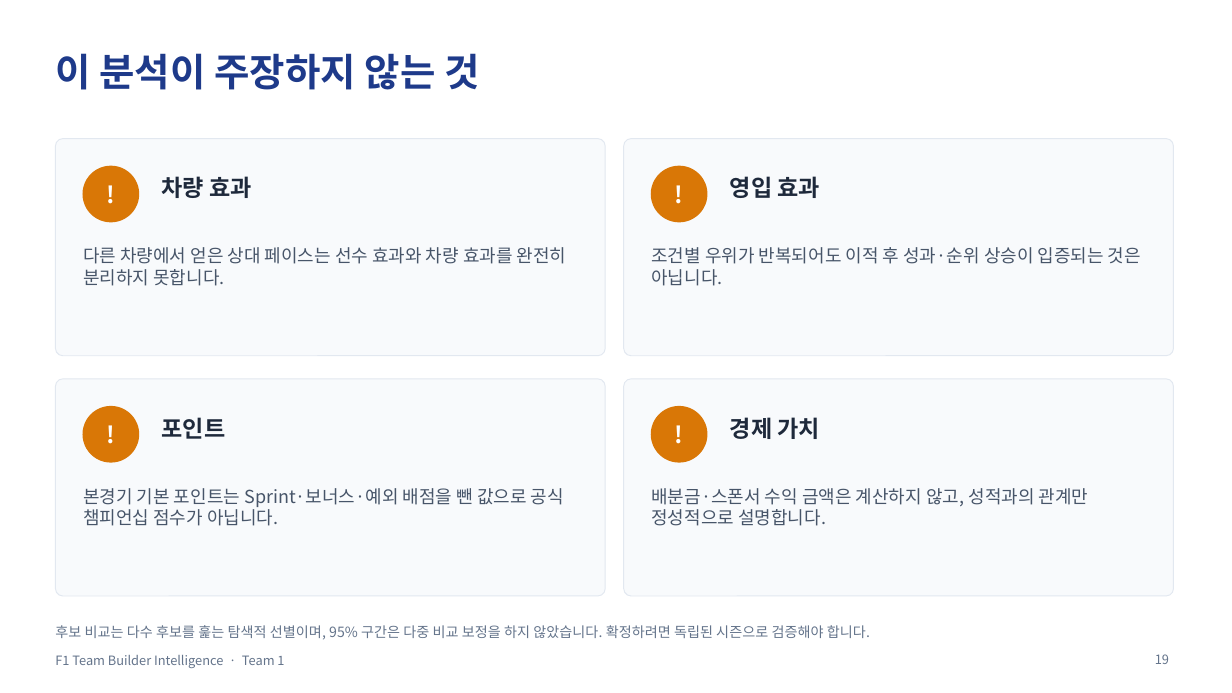
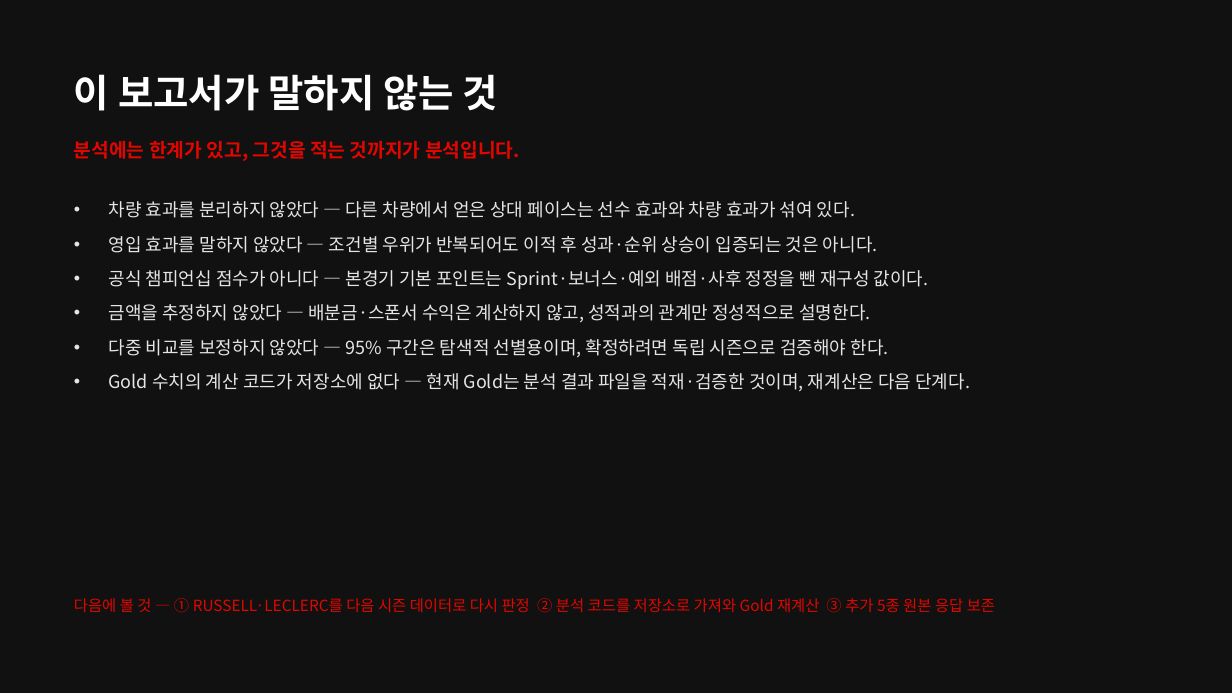
Before and after one commit to encore-ai-campus/mlo-02-p2-team1, a slide deck: slide 24 of docs/F1_TeamBuilder_발표자료.pptx (slide 19 before the commit). Drawn at 1232x693 pixels with LibreOffice and Linux fonts; fonts in the diff are those of the drawing. Boxes give left, top, right and bottom in pixels: in the first picture for what was removed or moved away, otherwise in the second. Text is boxed around its words. In the diff, an @@ line names an element or a change of style, - is before the commit and + after.

```diff
--- a/docs/F1_TeamBuilder_발표자료.pptx
+++ b/docs/F1_TeamBuilder_발표자료.pptx
@@ background #FFFFFF to #111111 @@
@@ title at (x1=74, y1=74, x2=498, y2=111): text changed; text colour #1E3A8A to #FFFFFF @@
-이 분석이 주장하지 않는 것
+이 보고서가 말하지 않는 것
@@ rounded rectangle removed at (x1=55, y1=139, x2=605, y2=356) @@
@@ text added at (x1=74, y1=141, x2=520, y2=161), 15 pt, text #E10600, bold @@
+분석에는 한계가 있고, 그것을 적는 것까지가 분석입니다.
@@ rounded rectangle removed at (x1=624, y1=139, x2=1174, y2=356) @@
@@ ellipse removed at (x1=83, y1=166, x2=139, y2=222) @@
@@ text removed at (x1=83, y1=166, x2=139, y2=222) @@
-!
@@ text removed at (x1=162, y1=176, x2=252, y2=198) @@
-차량 효과
@@ ellipse removed at (x1=652, y1=166, x2=707, y2=222) @@
@@ text removed at (x1=652, y1=166, x2=707, y2=222) @@
-!
@@ text removed at (x1=730, y1=176, x2=821, y2=198) @@
-영입 효과
@@ text added at (x1=109, y1=201, x2=970, y2=391), 14 pt, text #E5E5E5 @@
+• 차량 효과를 분리하지 않았다 — 다른 차량에서 얻은 상대 페이스는 선수 효과와 차량 효과가 섞여 있다.
+• 영입 효과를 말하지 않았다 — 조건별 우위가 반복되어도 이적 후 성과·순위 상승이 입증되는 것은 아니다.
+• 공식 챔피언십 점수가 아니다 — 본경기 기본 포인트는 Sprint·보너스·예외 배점·사후 정정을 뺀 재구성 값이다.
+• 금액을 추정하지 않았다 — 배분금·스폰서 수익은 계산하지 않고, 성적과의 관계만 정성적으로 설명한다.
+• 다중 비교를 보정하지 않았다 — 95% 구간은 탐색적 선별용이며, 확정하려면 독립 시즌으로 검증해야 한다.
+• Gold 수치의 계산 코드가 저장소에 없다 — 현재 Gold는 분석 결과 파일을 적재·검증한 것이며, 재계산은 다음 단계다.
@@ text removed at (x1=83, y1=247, x2=567, y2=286) @@
-다른 차량에서 얻은 상대 페이스는 선수 효과와 차량 효과를 완전히 분리하지 못합니다.
@@ text removed at (x1=651, y1=247, x2=1141, y2=286) @@
-조건별 우위가 반복되어도 이적 후 성과·순위 상승이 입증되는 것은 아닙니다.
@@ rounded rectangle removed at (x1=55, y1=379, x2=605, y2=596) @@
@@ rounded rectangle removed at (x1=624, y1=379, x2=1174, y2=596) @@
@@ ellipse removed at (x1=83, y1=407, x2=139, y2=462) @@
@@ text removed at (x1=83, y1=407, x2=139, y2=462) @@
-!
@@ text removed at (x1=162, y1=417, x2=226, y2=439) @@
-포인트
@@ ellipse removed at (x1=652, y1=407, x2=707, y2=462) @@
@@ text removed at (x1=652, y1=407, x2=707, y2=462) @@
-!
@@ text removed at (x1=730, y1=417, x2=821, y2=439) @@
-경제 가치
@@ text removed at (x1=83, y1=488, x2=564, y2=526) @@
-본경기 기본 포인트는 Sprint·보너스·예외 배점을 뺀 값으로 공식 챔피언십 점수가 아닙니다.
@@ text removed at (x1=651, y1=488, x2=1089, y2=526) @@
-배분금·스폰서 수익 금액은 계산하지 않고, 성적과의 관계만 정성적으로 설명합니다.
@@ text added at (x1=74, y1=598, x2=995, y2=613), 12 pt, text #E10600 @@
+다음에 볼 것 — ① RUSSELL·LECLERC를 다음 시즌 데이터로 다시 판정 ② 분석 코드를 저장소로 가져와 Gold 재계산 ③ 추가 5종 원본 응답 보존
@@ text removed at (x1=55, y1=625, x2=870, y2=640) @@
-후보 비교는 다수 후보를 훑는 탐색적 선별이며, 95% 구간은 다중 비교 보정을 하지 않았습니다. 확정하려면 독립된 시즌으로 검증해야 합니다.
@@ text removed at (x1=55, y1=655, x2=284, y2=668) @@
-F1 Team Builder Intelligence · Team 1
@@ page number removed at (x1=1155, y1=654, x2=1169, y2=664) @@
-19
```
Also in this commit, not shown: 9 other slides changed, 16 slides added, 10 slides removed, 1 other file.
